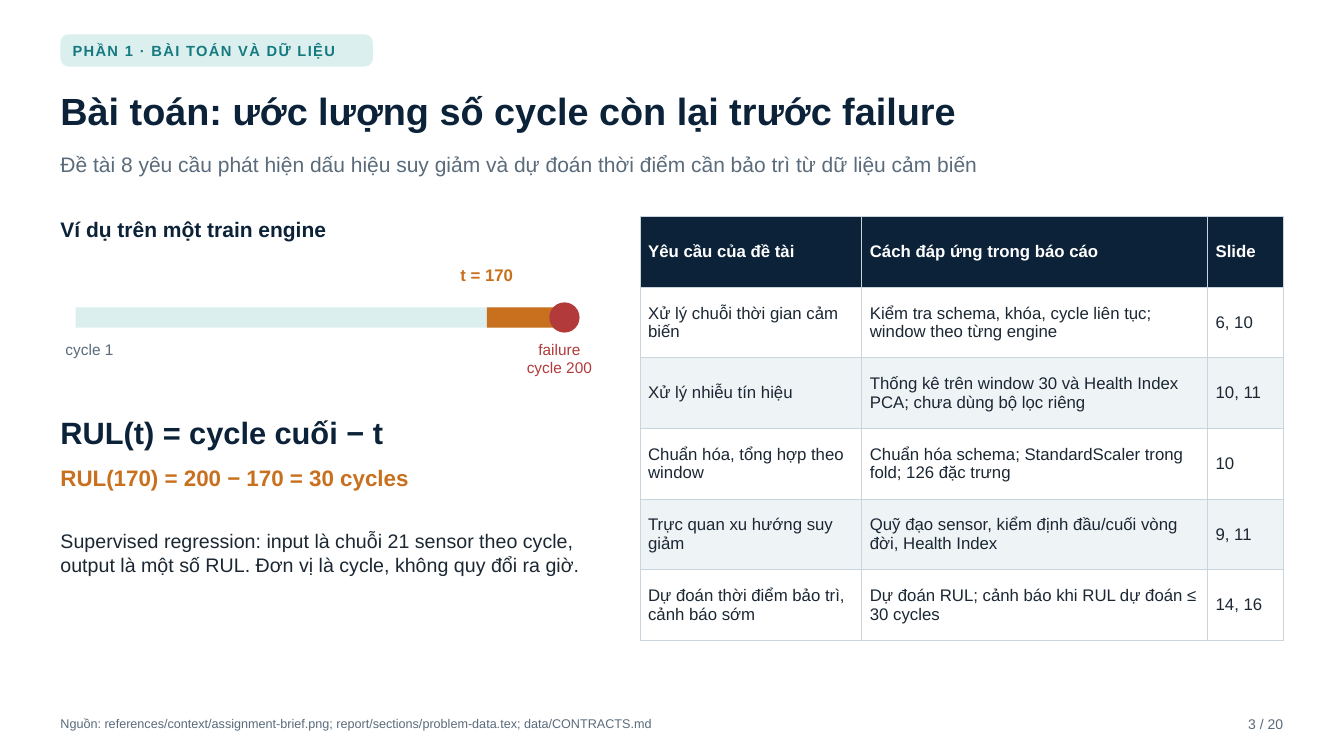
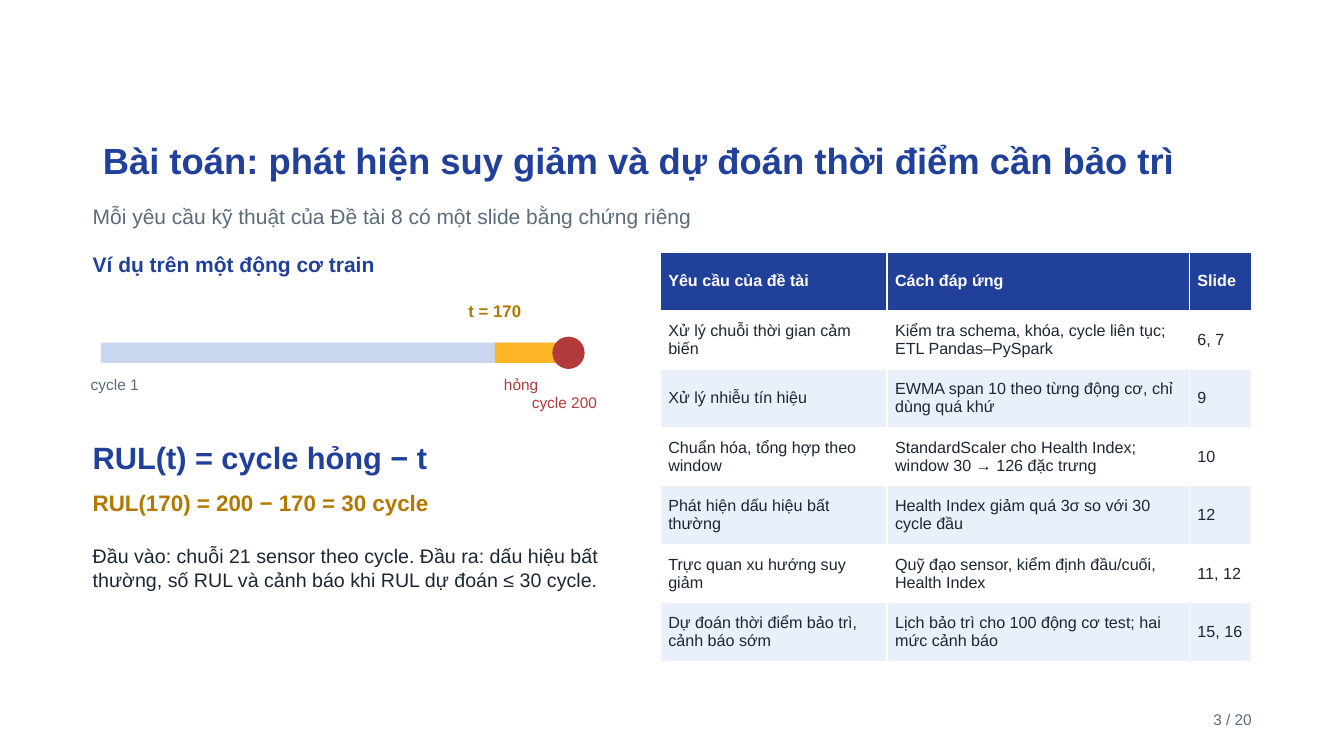
Before and after one commit to ti014/tinasa-cmapss-rul-prediction, a slide deck: slide 3 of slides/cmapss_fd001_presentation.pptx. Drawn at 1344x756 pixels with LibreOffice and Linux fonts; fonts in the diff are those of the drawing; background and template pictures are left out. Boxes give left, top, right and bottom in pixels: in the first picture for what was removed or moved away, otherwise in the second. Text is boxed around its words. In the diff, an @@ line names an element or a change of style, - is before the commit and + after.

```diff
--- a/slides/cmapss_fd001_presentation.pptx
+++ b/slides/cmapss_fd001_presentation.pptx
@@ rounded rectangle removed at [60, 34, 373, 67] @@
@@ text "PHẦN 1 · BÀI TOÁN ...": place and size @@
-text "PHẦN 1 · BÀI TOÁN ..." at [73, 44, 334, 59]
+text "PHẦN 1 · BÀI TOÁN ..." at [169, 147, 648, 175]
@@ text "PHẦN 1 · BÀI TOÁN ..." at [169, 147, 648, 175]: size 10.5 to 12 pt, text colour #157A7F to #FFFFFF, letter spacing 1 to 0 pt; alignment left to right @@
@@ title at [103, 145, 1173, 181]: text changed; size 15 to 26 pt; text colour #5A6B7B to #21409A; bold on @@
-Đề tài 8 yêu cầu phát hiện dấu hiệu suy giảm và dự đoán thời điểm cần bảo trì từ dữ liệu cảm biến
+Bài toán: phát hiện suy giảm và dự đoán thời điểm cần bảo trì
@@ text at [93, 207, 691, 228]: text changed; size 27 to 15 pt; text colour #0B2239 to #5A6B7B; bold off @@
-Bài toán: ước lượng số cycle còn lại trước failure
+Mỗi yêu cầu kỹ thuật của Đề tài 8 có một slide bằng chứng riêng
@@ text at [93, 256, 374, 277]: text changed; text colour #0B2239 to #21409A @@
-Ví dụ trên một train engine
+Ví dụ trên một động cơ train
@@ table at [660, 252, 1252, 661] @@
-row 1: Yêu cầu của đề tài | Cách đáp ứng trong báo cáo | Slide
-row 2: Xử lý chuỗi thời gian cảm biến | Kiểm tra schema, khóa, cycle liên tục; window theo từng engine | 6, 10
-row 3: Xử lý nhiễu tín hiệu | Thống kê trên window 30 và Health Index PCA; chưa dùng bộ lọc riêng | 10, 11
-row 4: Chuẩn hóa, tổng hợp theo window | Chuẩn hóa schema; StandardScaler trong fold; 126 đặc trưng | 10
-row 5: Trực quan xu hướng suy giảm | Quỹ đạo sensor, kiểm định đầu/cuối vòng đời, Health Index | 9, 11
-row 6: Dự đoán thời điểm bảo trì, cảnh báo sớm | Dự đoán RUL; cảnh báo khi RUL dự đoán ≤ 30 cycles | 14, 16
+row 1: Yêu cầu của đề tài | Cách đáp ứng | Slide
+row 2: Xử lý chuỗi thời gian cảm biến | Kiểm tra schema, khóa, cycle liên tục; ETL Pandas–PySpark | 6, 7
+row 3: Xử lý nhiễu tín hiệu | EWMA span 10 theo từng động cơ, chỉ dùng quá khứ | 9
+row 4: Chuẩn hóa, tổng hợp theo window | StandardScaler cho Health Index; window 30 → 126 đặc trưng | 10
+row 5: Phát hiện dấu hiệu bất thường | Health Index giảm quá 3σ so với 30 cycle đầu | 12
+row 6: Trực quan xu hướng suy giảm | Quỹ đạo sensor, kiểm định đầu/cuối, Health Index | 11, 12
+row 7: Dự đoán thời điểm bảo trì, cảnh báo sớm | Lịch bảo trì cho 100 động cơ test; hai mức cảnh báo | 15, 16
@@ table: place and size @@
-table at [640, 217, 1284, 628]
+table at [660, 252, 1252, 661]
@@ text "t = 170": place and size @@
-text "t = 170" at [460, 269, 513, 281]
+text "t = 170" at [468, 305, 521, 317]
@@ text "t = 170" at [468, 305, 521, 317]: text colour #C8701E to #B37800 @@
@@ rectangle: place and size @@
-rectangle at [76, 308, 560, 328]
+rectangle at [101, 343, 565, 363]
@@ rectangle at [101, 343, 565, 363]: fill #DCEFEF to #C9D6F0 @@
@@ rectangle: place and size @@
-rectangle at [487, 308, 560, 328]
+rectangle at [495, 343, 565, 363]
@@ rectangle at [495, 343, 565, 363]: fill #C8701E to #FCB525 @@
@@ ellipse: place and size @@
-ellipse at [549, 302, 580, 333]
+ellipse at [553, 337, 585, 369]
@@ text "cycle 1": place and size @@
-text "cycle 1" at [65, 344, 114, 358]
+text "cycle 1" at [91, 379, 139, 393]
@@ text at [504, 378, 597, 411]: text changed @@
-failure
-cycle 200
+hỏng
+cycle 200
@@ text at [93, 446, 427, 474]: text changed; text colour #0B2239 to #21409A @@
-RUL(t) = cycle cuối − t
+RUL(t) = cycle hỏng − t
@@ text at [93, 494, 428, 516]: text changed; text colour #C8701E to #B37800 @@
-RUL(170) = 200 − 170 = 30 cycles
+RUL(170) = 200 − 170 = 30 cycle
@@ text at [93, 548, 597, 591]: text changed @@
-Supervised regression: input là chuỗi 21 sensor theo cycle, output là một số RUL. Đơn vị là cycle, không quy đổi ra giờ.
+Đầu vào: chuỗi 21 sensor theo cycle. Đầu ra: dấu hiệu bất thường, số RUL và cảnh báo khi RUL dự đoán ≤ 30 cycle.
@@ text at [60, 718, 651, 731]: text changed; size 9 to 8.5 pt; text colour #5A6B7B to #FFFFFF @@
-Nguồn: references/context/assignment-brief.png; report/sections/problem-data.tex; data/CONTRACTS.md
+Nguồn: references/context/assignment-brief.png; report/sections/problem-data.tex
@@ text "3 / 20": place and size @@
-text "3 / 20" at [1248, 719, 1284, 729]
+text "3 / 20" at [1213, 714, 1252, 725]
@@ text "3 / 20" at [1213, 714, 1252, 725]: size 10 to 11 pt @@
```
Also in this commit, not shown: 9 other slides changed, 10 slides added, 10 slides removed, 5 other files.
